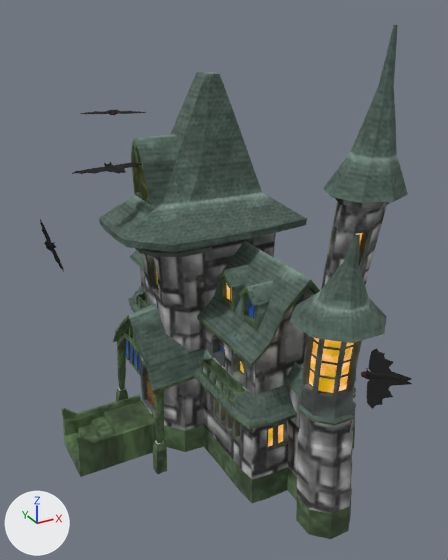
A saved change to the glTF model public/game/HauntedHouse+2.glb.
The view is the same before and after, from a 50 mm camera at (4.13, -2.22, 4.29) aimed at (5.83, 0.88, 2.74). Lighting does not change. The marker at lower left points along +X, +Y and +Z. Where no turn or scale is listed for an object, it has been applied to the vertices. Vertices at the same position are counted once.

The first picture shows 'ChauveSouris_1.006', 'HauntedHouse.001', 'Porte.001'.
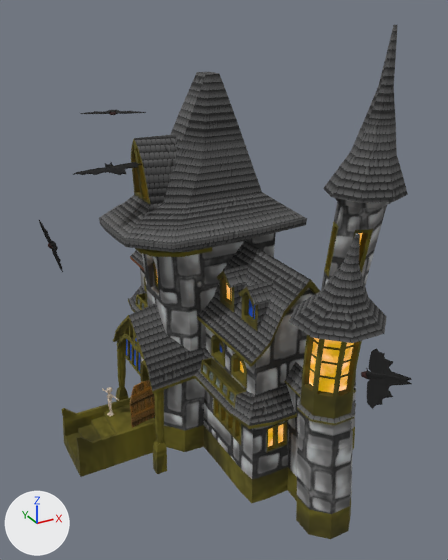
Changed parts and their boxes (x1, y1, x2, y2) in the pictures (448 x 560 px; the box of a moved part takes in the faces that stretch with it):
'Porte.001', turned: before (147, 376, 155, 409); after (130, 380, 155, 428)
'Skeleton.001', added: after (102, 387, 119, 417)
    faces in mat_skbase_002 (beige #dcccb8): (102, 387, 119, 417)
part 1 of me_hauntedhouse_002, moved or reshaped: before (214, 339, 240, 433); after (214, 339, 240, 435)
part 2 of me_hauntedhouse_002, surface changed (green to yellow): (61, 139, 373, 539) in both
part 3 of me_hauntedhouse_002, recoloured: (140, 198, 392, 514) in both
part 4 of me_hauntedhouse_002, recoloured: (99, 25, 408, 426) in both

What the commit changed:
Picture 'ArdoisesGrises_512' (img_ardoisesgrises_512) is new.
Picture 'PierresPattern_512' (img_pierrespattern_512) is new.
Material 'Toit_2' (mat_toit_2) is new.
Its texture is img_ardoisesgrises_512.
Its roughness is 1.0.
Material 'VitreEteinte' (mat_vitreeteinte) is new.
Its texture is img_palette_2.
Material 'Soubassements_2' (mat_soubassements_2) is new.
Its texture is img_palette_2.
Its roughness is 1.0.
Material 'Facade_2' (mat_facade_2) is new.
Its texture is img_pierrespattern_512.
Its roughness is 1.0.
Material 'EntouragePierre_2' (mat_entouragepierre_2) is new.
Its texture is img_palette_2.
Its roughness is 1.0.
Material 'Boiserie_0' (mat_boiserie_0) is new.
Its texture is img_palette_2.
Its roughness is 1.0.
me_hauntedhouse_002 is used by ob_hauntedhouse_001; location (0.0, 0.0, 0.0).
me_hauntedhouse_002 had 3372 vertices, 6501 faces and spanned x 4.84..6.72, y -0.27..2.46, z 1.51..4.21.
me_hauntedhouse_002 no longer uses material mat_palette (picture img_palette_2).
me_hauntedhouse_002 now has 3358 vertices, 6461 faces and spans x 4.84..6.72, y -0.27..2.46, z 1.51..4.21.
me_hauntedhouse_002 part 1: 18 vertices moved within x 5.71..5.75, y 0.4..0.8, z 2.02..2.36; 14 vertices removed from x 5.73..5.74, y 1.06..1.28, z 1.74..2.07.
me_hauntedhouse_002 part 2: 4941 kept faces spanning x 4.84..6.72, y -0.27..2.46, z 1.51..4.21 get new texture (UV) coordinates.
me_hauntedhouse_002 part 3: 1323 faces spanning x 5.31..6.65, y -0.19..2.33, z 1.71..4.21 switch from mat_facade (picture img_house_2_facade_256) to mat_facade_2 (picture img_pierrespattern_512).
me_hauntedhouse_002 part 4: 1011 faces spanning x 5.22..6.72, y -0.27..2.46, z 2.14..4.21 switch from mat_toit (picture img_house_2_toit_256) to mat_toit_2 (picture img_ardoisesgrises_512).
me_hauntedhouse_002 now uses material mat_soubassements_2 (picture img_palette_2).
me_hauntedhouse_002 now uses material mat_boiserie_0 (picture img_palette_2).
me_hauntedhouse_002 now uses material mat_entouragepierre_2 (picture img_palette_2).
me_hauntedhouse_002 now uses material mat_vitreeteinte (picture img_palette_2).
Mesh me_sphere_002 is new.
It has 1157 vertices, 2310 faces and spans x -0.031..0.033, y -0.093..0.096, z -0.001..0.214.
Faces by material slot: [1708, 586, 16].
It uses material mat_skbase_002 (beige #dcccb8).
It uses material mat_skshadow_002 (brown #8d7f6e).
It uses material mat_skteeth_002 (white #fff5e0).
Object 'Porte.001' (ob_porte_001) turns from (0, 0, 0) to (0, 0, 102) degrees about x, y and z.
Object 'Skeleton.001' (ob_skeleton_001) is new; it shows me_sphere_002.
Its location is (5.165, 1.269, 1.717).
